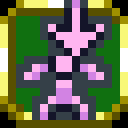
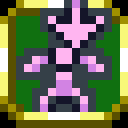
Comparing the layer stacks of the two 128×128 images. Changes:
painted on "Background" over left=16, top=8, right=112, bottom=120
